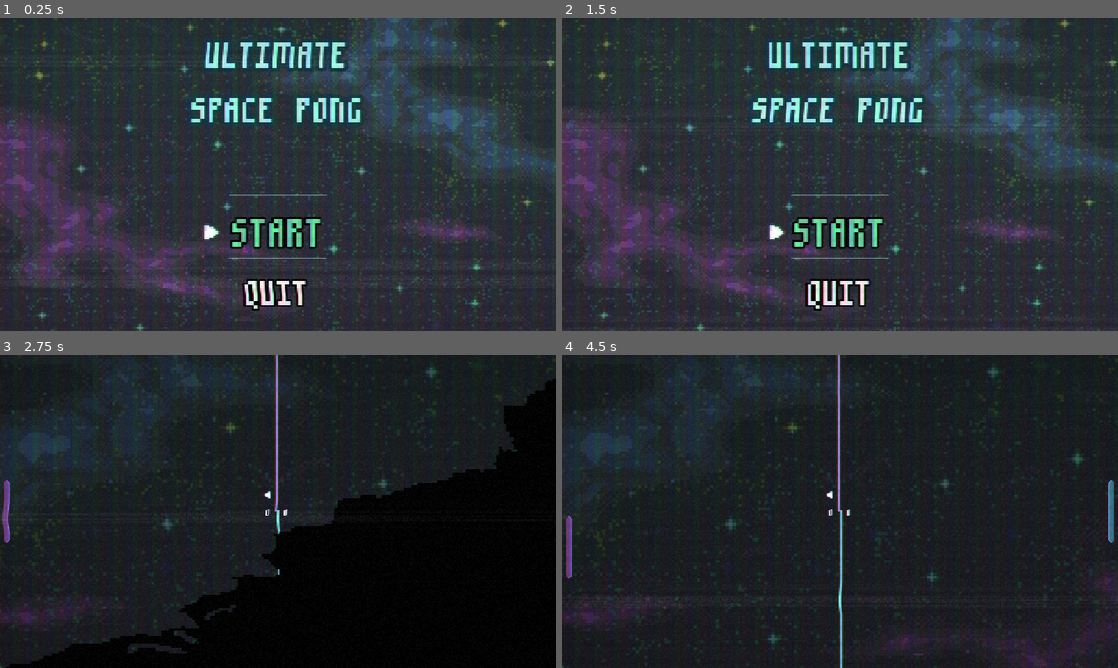
Above: before the commit, frames 1-4 (two rows, left to right).
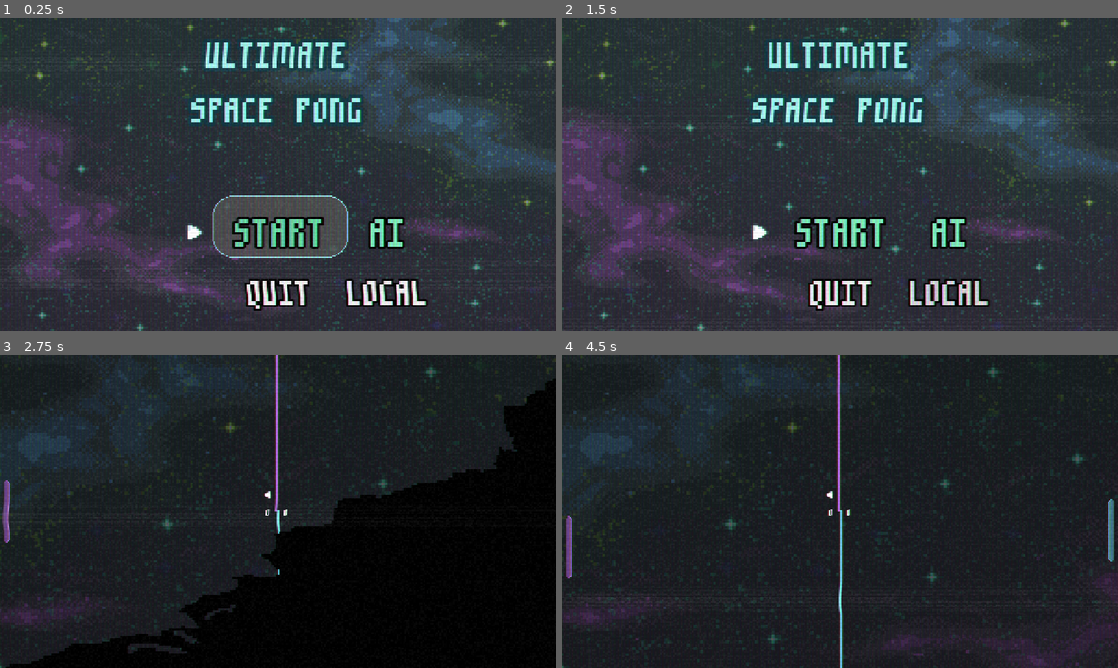
Above: after the commit, the same moments.

Repository: spookystevee/20-games-challenge
Game: Godot game, scene res://scenes/Menu.tscn
Two runs of this game, one before a commit and one after it. Both use one fixed random seed, a clock stepped at 60 frames per second and the inputs below.
Inputs (mouse positions are in pixels of both pictures, inside the frame that each line leads up to):
- Up to frame 1 (0.25 s): no input
- Up to frame 2 (1.5 s): click (951, 227) at 0.5 s, where only the run after the commit has a clickable "AI"; click (951, 287) at 1.25 s, where only the run after the commit has a clickable "LOCAL"
- Up to frame 3 (2.75 s): click "START" at 2 s
- Up to frame 4 (4.5 s): move the mouse to (962, 495) at 2.77 s; hold W (P1Up) 2.78-3.53 s; tap Down (P2Down) at 2.85, 3.8, 4.35 s; tap Up (P2Up) at 3.05, 3.6 s; move the mouse to (728, 527) at 3.52 s; hold S (P1Down) 3.53-4.28 s; move the mouse to (895, 442) at 4.27 s; hold W (P1Up) from 4.28 s (still down)

The runs differ from the first frame. In frame 1, 8.9% of the frame differs, in the area x 0-100%, y 0-100%; in frame 2, 5.9%; in frame 3, 0.3%; in frame 4, 0.6%.

Commit message:
feat: player_prefs stores difficulty + game type

Diff:
--- a/pong/project.godot
+++ b/pong/project.godot
@@ -12,7 +12,7 @@
 
 config/name="pong"
 run/main_scene="uid://ckb1f88ui4to1"
-config/features=PackedStringArray("4.6", "GL Compatibility")
+config/features=PackedStringArray("4.7", "GL Compatibility")
 config/icon="res://icon.svg"
 
 [audio]
--- a/pong/resources/UITheme.tres
+++ b/pong/resources/UITheme.tres
@@ -19,21 +19,18 @@
 content_margin_top = 4.0
 content_margin_right = 4.0
 content_margin_bottom = 4.0
-bg_color = Color(1, 1, 1, 0.75)
-draw_center = false
-border_width_top = 4
-border_width_bottom = 4
+bg_color = Color(0.29219002, 0.29219005, 0.29219002, 0.80784315)
+border_width_left = 2
+border_width_top = 2
+border_width_right = 2
+border_width_bottom = 2
 border_color = Color(0.5374825, 0.77267987, 0.8001789, 1)
-border_blend = true
-corner_radius_top_left = 1
-corner_radius_top_right = 1
-corner_radius_bottom_right = 1
-corner_radius_bottom_left = 1
-corner_detail = 1
+corner_radius_top_left = 50
+corner_radius_top_right = 50
+corner_radius_bottom_right = 50
+corner_radius_bottom_left = 50
 expand_margin_left = 2.0
-expand_margin_top = 2.0
 expand_margin_right = 2.0
-expand_margin_bottom = 2.0
 anti_aliasing = false
 
 [sub_resource type="StyleBoxFlat" id="StyleBoxFlat_6fpo7"]
@@ -85,7 +82,7 @@
 Button/constants/h_separation = 12
 Button/constants/icon_max_width = 0
 Button/constants/line_spacing = 2
-Button/constants/outline_size = 19
+Button/constants/outline_size = 20
 Button/font_sizes/font_size = 70
 Button/styles/disabled = SubResource("StyleBoxFlat_lmais")
 Button/styles/focus = SubResource("StyleBoxFlat_lvqna")
--- a/pong/scenes/Menu.tscn
+++ b/pong/scenes/Menu.tscn
@@ -90,9 +90,9 @@
 anchor_top = 1.0
 anchor_right = 0.5
 anchor_bottom = 1.0
-offset_left = -95.999985
-offset_top = -133.0
-offset_right = 96.000015
+offset_left = -148.99998
+offset_top = -262.0
+offset_right = 160.00002
 offset_bottom = 13.0
 grow_horizontal = 2
 grow_vertical = 0
@@ -112,11 +112,13 @@
 [node name="Start" type="Button" parent="MainMenu/Buttons/VBoxContainer" unique_id=750577948]
 unique_name_in_owner = true
 layout_mode = 2
-size_flags_vertical = 3
+size_flags_vertical = 6
 theme = ExtResource("4_jmdev")
 theme_override_colors/font_color = Color(0.45444822, 0.84175426, 0.66383076, 1)
 theme_override_colors/font_focus_color = Color(0.3773009, 0.7539969, 0.5824345, 1)
 theme_override_colors/font_pressed_color = Color(0.3399011, 0.7004027, 0.5373908, 1)
+theme_override_colors/font_hover_color = Color(0.3773009, 0.7539969, 0.5824345, 1)
+theme_override_colors/font_hover_pressed_color = Color(0.3399011, 0.7004027, 0.5373908, 1)
 theme_override_font_sizes/font_size = 170
 text = "START"
 
@@ -147,6 +149,42 @@
 [node name="ArrowMark" type="Marker2D" parent="MainMenu/Buttons/VBoxContainer/Quit" unique_id=1692003517]
 position = Vector2(-38.5, 81)
 gizmo_extents = 36.1
+
+[node name="VBoxContainer2" type="VBoxContainer" parent="MainMenu/Buttons" unique_id=1042516778]
+layout_mode = 1
+anchors_preset = 7
+anchor_left = 0.5
+anchor_top = 1.0
+anchor_right = 0.5
+anchor_bottom = 1.0
+offset_left = 145.00002
+offset_top = -262.0
+offset_right = 366.0
+offset_bottom = 13.0
+grow_horizontal = 2
+grow_vertical = 0
+theme_override_constants/separation = 4
+
+[node name="AI" type="Button" parent="MainMenu/Buttons/VBoxContainer2" unique_id=241041154]
+unique_name_in_owner = true
+layout_mode = 2
+size_flags_vertical = 3
+theme = ExtResource("4_jmdev")
+theme_override_colors/font_color = Color(0.45444822, 0.84175426, 0.66383076, 1)
+theme_override_colors/font_focus_color = Color(0.3773009, 0.7539969, 0.5824345, 1)
+theme_override_colors/font_pressed_color = Color(0.3399011, 0.7004027, 0.5373908, 1)
+theme_override_colors/font_hover_color = Color(0.3773009, 0.7539969, 0.5824345, 1)
+theme_override_colors/font_hover_pressed_color = Color(0.3399011, 0.7004027, 0.5373908, 1)
+theme_override_font_sizes/font_size = 170
+text = "AI"
+
+[node name="LOCAL" type="Button" parent="MainMenu/Buttons/VBoxContainer2" unique_id=1616342932]
+unique_name_in_owner = true
+layout_mode = 2
+size_flags_vertical = 3
+theme = ExtResource("4_jmdev")
+theme_override_font_sizes/font_size = 150
+text = "LOCAL"
 
 [node name="MainMusic" type="AudioStreamPlayer2D" parent="." unique_id=1669658983]
 position = Vector2(640, 366)
@@ -162,3 +200,5 @@
 [connection signal="pressed" from="MainMenu/Buttons/VBoxContainer/Settings" to="." method="_on_settings_pressed"]
 [connection signal="focus_entered" from="MainMenu/Buttons/VBoxContainer/Quit" to="." method="_on_quit_focus_entered"]
 [connection signal="pressed" from="MainMenu/Buttons/VBoxContainer/Quit" to="." method="_on_quit_pressed"]
+[connection signal="pressed" from="MainMenu/Buttons/VBoxContainer2/AI" to="." method="_on_ai_pressed"]
+[connection signal="pressed" from="MainMenu/Buttons/VBoxContainer2/LOCAL" to="." method="_on_local_pressed"]
--- a/pong/scenes/crt-effect-layer.tscn
+++ b/pong/scenes/crt-effect-layer.tscn
@@ -5,5 +5,6 @@
 [node name="CanvasLayer" type="CanvasLayer" unique_id=947463020]
 layer = 1025
 follow_viewport_enabled = true
+follow_viewport_scale = 1.5
 
 [node name="CRTEffect" parent="." unique_id=965121202 instance=ExtResource("1_ha8ok")]
--- a/pong/scenes/game.tscn
+++ b/pong/scenes/game.tscn
@@ -4,7 +4,6 @@
 [ext_resource type="PackedScene" uid="uid://cv6r2wbfv4e8f" path="res://scenes/paddle.tscn" id="2_e2o6t"]
 [ext_resource type="AudioStream" uid="uid://ccfchsmq4yuc4" path="res://sounds/Music.mp3" id="2_gee14"]
 [ext_resource type="AudioStream" uid="uid://d4htl16ohnvtl" path="res://sounds/P1Score.wav" id="3_gee14"]
-[ext_resource type="Script" uid="uid://b1uy1vomhnlcl" path="res://scripts/ai_controller.gd" id="3_lbhrr"]
 [ext_resource type="FontFile" uid="uid://cutsycn651r7h" path="res://fonts/m3x6.ttf" id="4_0tnpc"]
 [ext_resource type="Texture2D" uid="uid://ynccjdf7vc3r" path="res://sprites/Net.png" id="4_dinhu"]
 [ext_resource type="PackedScene" uid="uid://dhabs3fxf4gxp" path="res://scenes/ball.tscn" id="4_iywne"]
@@ -155,27 +154,31 @@
 offset_right = 1216.0
 offset_bottom = 95.0
 theme = SubResource("Theme_kvuet")
+theme_override_colors/font_color = Color(1, 1, 1, 1)
+theme_override_constants/outline_size = 22
 text = "PLAYER X WINS!"
 horizontal_alignment = 2
 
 [node name="P1Paddle" parent="." unique_id=621633140 instance=ExtResource("2_e2o6t")]
+unique_name_in_owner = true
 position = Vector2(16, 360)
 
-[node name="HitSound" parent="P1Paddle" index="3" unique_id=944500451]
+[node name="HitSound" parent="P1Paddle" index="4" unique_id=944500451]
 bus = &"SFX"
 
 [node name="P2Paddle" parent="." unique_id=382158452 instance=ExtResource("2_e2o6t")]
+unique_name_in_owner = true
 position = Vector2(1264, 360)
 
 [node name="Sprite2D" parent="P2Paddle" index="0" unique_id=1463686368]
 texture = ExtResource("7_kvpfn")
 flip_h = true
 
-[node name="paddle_controller" parent="P2Paddle" index="2" unique_id=1659258040]
-script = ExtResource("3_lbhrr")
-deadzoneScaling = Vector2(0.25, 0.5)
-
-[node name="HitSound" parent="P2Paddle" index="3" unique_id=944500451]
+[node name="player_controller" parent="P2Paddle" index="2" unique_id=1659258040]
+upControl = "P2Up"
+downControl = "P2Down"
+
+[node name="HitSound" parent="P2Paddle" index="4" unique_id=944500451]
 bus = &"SFX"
 
 [node name="Ball" parent="." unique_id=1672805614 instance=ExtResource("4_iywne")]
--- a/pong/scenes/paddle.tscn
+++ b/pong/scenes/paddle.tscn
@@ -4,6 +4,7 @@
 [ext_resource type="Texture2D" uid="uid://7mhtaxel0t7x" path="res://sprites/PaddleP1.png" id="2_pacq5"]
 [ext_resource type="Script" uid="uid://cl2imbio1cgkr" path="res://scripts/player_controller.gd" id="2_y7wee"]
 [ext_resource type="AudioStream" uid="uid://drocc1o8j6ty6" path="res://sounds/hitB.mp3" id="3_mo4dg"]
+[ext_resource type="Script" uid="uid://b1uy1vomhnlcl" path="res://scripts/ai_controller.gd" id="4_kvcsl"]
 
 [sub_resource type="RectangleShape2D" id="RectangleShape2D_e2o6t"]
 size = Vector2(16, 148)
@@ -18,8 +19,11 @@
 [node name="CollisionShape2D" type="CollisionShape2D" parent="." unique_id=588940614]
 shape = SubResource("RectangleShape2D_e2o6t")
 
-[node name="paddle_controller" type="Node" parent="." unique_id=1659258040]
+[node name="player_controller" type="Node" parent="." unique_id=1659258040]
 script = ExtResource("2_y7wee")
+
+[node name="ai_controller" type="Node" parent="." unique_id=1407787725]
+script = ExtResource("4_kvcsl")
 
 [node name="HitSound" type="AudioStreamPlayer2D" parent="." unique_id=944500451]
 stream = ExtResource("3_mo4dg")
--- a/pong/scripts/ai_controller.gd
+++ b/pong/scripts/ai_controller.gd
@@ -1,8 +1,8 @@
 class_name AIController
 extends PaddleController
 
-#determine what side of the board we're on
-@onready var myside := 1 if paddle.global_position.x <  float(get_window().size.x) / 2 else 2
+# what side of the board we're on
+var myside: int
 
 # possible positions on the paddle
 enum PADDLEPOSITIONS {
@@ -11,13 +11,9 @@
 	BOTTOM
 }
 
-@onready var paddleHeight = paddle.get_node("CollisionShape2D").shape.size.y
+var paddleHeight: float
 # values for calculating the distance from each section of the paddle
-@onready var paddle_locations = {
-	PADDLEPOSITIONS.TOP: (-paddleHeight/2) + 15,
-	PADDLEPOSITIONS.MIDDLE: 0,
-	PADDLEPOSITIONS.BOTTOM: (paddleHeight/2) - 15
-}
+var paddle_locations: Dictionary
 
 @onready var desiredHitLocation = PADDLEPOSITIONS.TOP
 
@@ -32,11 +28,21 @@
 var pauseFollow := true
 var servedToMe := false
 
-func _ready() -> void:
+
+func initializePaddle() -> void:
+	if paddle:
+		myside = 1 if paddle.global_position.x <  float(get_window().size.x) / 2 else 2
+		paddleHeight = paddle.get_node("CollisionShape2D").shape.size.y
+		paddle_locations = {
+			PADDLEPOSITIONS.TOP: (-paddleHeight/2) + 15,
+			PADDLEPOSITIONS.MIDDLE: 0,
+			PADDLEPOSITIONS.BOTTOM: (paddleHeight/2) - 15
+		}
+	else:
+		push_error("AIController was unable to find Paddle during initialization.")
 	ball.paddle_hit.connect(_on_paddle_hit)
 	ball.ball_reset.connect(_on_reset)
 	ball.ball_serve.connect(_on_serve)
-
 
 func _physics_process(_delta: float) -> void:
 	AIbrain()
--- a/pong/scripts/game.gd
+++ b/pong/scripts/game.gd
@@ -13,7 +13,7 @@
 
 var score := [0,0] # holds scores for players; index 0 is P1, index 1 is P2
 var isGameDone := false
-var max_score := 1 #score required to win
+var max_score := 5 #score required to win
 
 # signals
 signal P1Scored
@@ -28,9 +28,21 @@
 
 @onready var serve_indicator: ServeIndicator = %ServeIndicator
 
+@onready var p1_paddle: Paddle = %P1Paddle
+@onready var p2_paddle: Paddle = %P2Paddle
+
+const PController = preload("uid://cl2imbio1cgkr")
+const AiController = preload("uid://b1uy1vomhnlcl")
+
+
 var total_combo := 0 # the amount of times the ball has hit a paddle this round
 
+var player_prefs: PlayerPrefs
+
 func _ready() -> void:
+	PrepareGameState()
+
+func PrepareGameState() -> void:
 	P1Scored.connect(_on_P1Scored)
 	P2Scored.connect(_on_P2Scored)
 	var ball: Ball = get_tree().get_first_node_in_group("ball")
@@ -39,6 +51,27 @@
 	ball.paddle_hit.connect(_on_paddle_hit)
 	P1Scored.connect(_on_anyScored)
 	P2Scored.connect(_on_anyScored)
+
+	player_prefs = PlayerPrefs.load_or_create()
+
+	if !player_prefs: return
+
+	var player_ctrl = p2_paddle.get_node("player_controller")
+	var ai_ctrl = p2_paddle.get_node("ai_controller")
+
+	if player_prefs.currentGameType == player_prefs.GameType.LOCAL:
+		ai_ctrl.set_active(false)
+
+		player_ctrl.upControl = "P2Up"
+		player_ctrl.downControl = "P2Down"
+		player_ctrl.set_active(true)
+	else:
+		player_ctrl.set_active(false)
+
+		ai_ctrl.deadzoneScaling = player_prefs.currentDifficulty
+
+		ai_ctrl.set_active(true)
+		ai_ctrl.initializePaddle()
 
 func _input(event: InputEvent) -> void:
 	if event.is_action_pressed("quit"):
--- a/pong/scripts/menu.gd
+++ b/pong/scripts/menu.gd
@@ -8,6 +8,8 @@
 @onready var main_menu: MarginContainer = %MainMenu
 
 var game_scene := ("res://scenes/game.tscn")
+
+var player_prefs: PlayerPrefs
 
 
 func _enter_tree() -> void:
@@ -24,6 +26,7 @@
 		_on_quit_pressed()
 
 func _ready() -> void:
+	player_prefs = PlayerPrefs.load_or_create()
 	start.grab_focus()
 
 func _on_start_pressed() -> void:
@@ -34,12 +37,26 @@
 	focus_arrow.reparent(start.get_node("ArrowMark"), false)
 
 
-func _on_settings_focus_entered() -> void:
-	focus_arrow.reparent(settings.get_node("ArrowMark"), false)
-
 func _on_quit_focus_entered() -> void:
 	focus_arrow.reparent(quit.get_node("ArrowMark"), false)
 
 
 func _on_quit_pressed() -> void:
 	get_tree().quit()
+
+
+func _on_ai_pressed() -> void:
+	if player_prefs:
+		player_prefs.currentGameType = player_prefs.GameType.BOT
+		player_prefs.save()
+
+func _on_local_pressed() -> void:
+	if player_prefs:
+		player_prefs.currentGameType = player_prefs.GameType.LOCAL
+		player_prefs.save()
+
+func _on_normal_pressed() -> void:
+	player_prefs.currentDifficulty = PlayerPrefs.difficultyScaling[PlayerPrefs.Difficulty.NORMAL]
+
+func _on_hard_pressed() -> void:
+	player_prefs.currentDifficulty = PlayerPrefs.difficultyScaling[PlayerPrefs.Difficulty.HARD]
--- a/pong/scripts/paddle_controller.gd
+++ b/pong/scripts/paddle_controller.gd
@@ -1,4 +1,18 @@
 class_name PaddleController
 extends Node
 
-@onready var paddle : Paddle = get_parent()
+var paddle : Paddle
+
+func _ready() -> void:
+	_set_paddle()
+
+func _set_paddle() -> void:
+	if get_parent() is Paddle:
+		paddle = get_parent()
+
+func set_active(active: bool) -> void:
+	set_process(active)
+	set_physics_process(active)
+
+	if not active and paddle:
+		paddle.direction = 0.0
--- /dev/null
+++ b/pong/scripts/player_prefs.gd
@@ -0,0 +1,30 @@
+class_name PlayerPrefs extends Resource
+
+enum Difficulty {
+	NORMAL,
+	HARD
+}
+
+enum GameType {
+	LOCAL,
+	BOT,
+}
+
+static var difficultyScaling = {
+	Difficulty.NORMAL: Vector2(0.5, 0.85),
+	Difficulty.HARD: Vector2(0.25, 0.5),
+}
+
+#Selected mode, either Local multiplayer or playing against a bot
+@export var currentGameType := GameType.BOT
+
+@export var currentDifficulty = difficultyScaling[Difficulty.NORMAL]
+
+func save() -> void:
+	ResourceSaver.save(self, "user://player_prefs.tres")
+
+static func load_or_create() -> PlayerPrefs:
+	var res: PlayerPrefs = load("user://player_prefs.tres") as PlayerPrefs
+	if !res:
+		res = PlayerPrefs.new()
+	return res
--- a/pong/sprites/explosion.tres
+++ b/pong/sprites/explosion.tres
@@ -50,7 +50,7 @@
 "duration": 1.0,
 "texture": null
 }],
-"loop": false,
+"loop": 0,
 "name": &"default",
 "speed": 12.0
 }]
Renamed: pong/scenes/crt_effect.gd -> pong/scripts/crt_effect.gd
Renamed: pong/scenes/crt_effect.gd.uid -> pong/scripts/crt_effect.gd.uid
Not shown, added: pong/scripts/player_prefs.gd.uid
